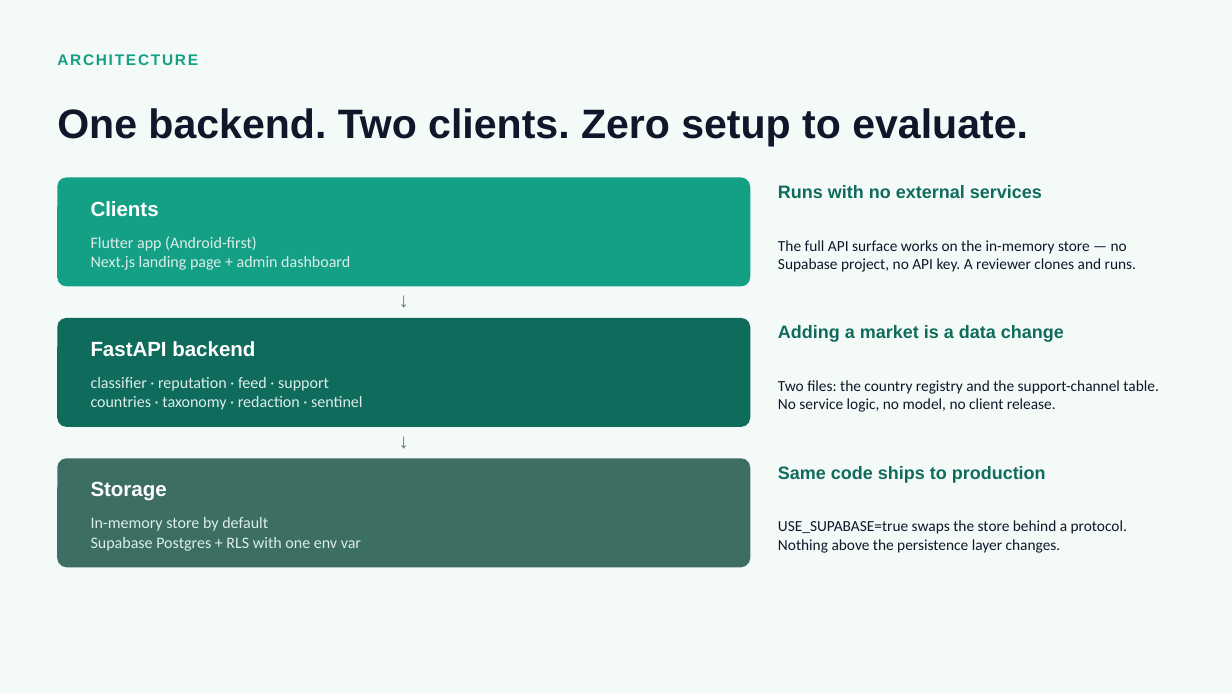
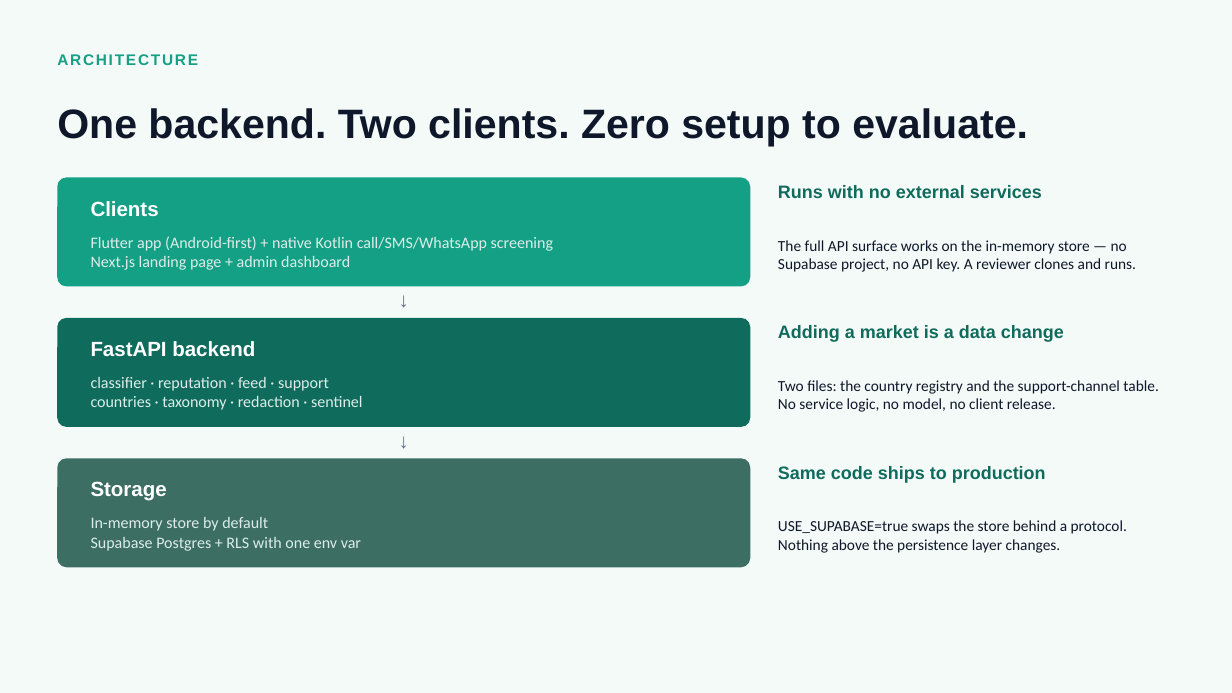
Before and after one commit to Lesruez93/ChengetAi, a slide deck: slide 8 of docs/pitch_deck/ChengetAI-Pitch-Deck.pptx (slide 7 before the commit). Drawn at 1232x693 pixels with LibreOffice and Linux fonts; fonts in the diff are those of the drawing. Boxes give left, top, right and bottom in pixels: in the first picture for what was removed or moved away, otherwise in the second. Text is boxed around its words. In the diff, an @@ line names an element or a change of style, - is before the commit and + after.

```diff
--- a/docs/pitch_deck/ChengetAI-Pitch-Deck.pptx
+++ b/docs/pitch_deck/ChengetAI-Pitch-Deck.pptx
@@ text at [91, 236, 553, 251]: text changed @@
-Flutter app (Android-first)
+Flutter app (Android-first) + native Kotlin call/SMS/WhatsApp screening
```
Also in this commit, not shown: 3 other slides changed, 1 slide added, 2 other files.
